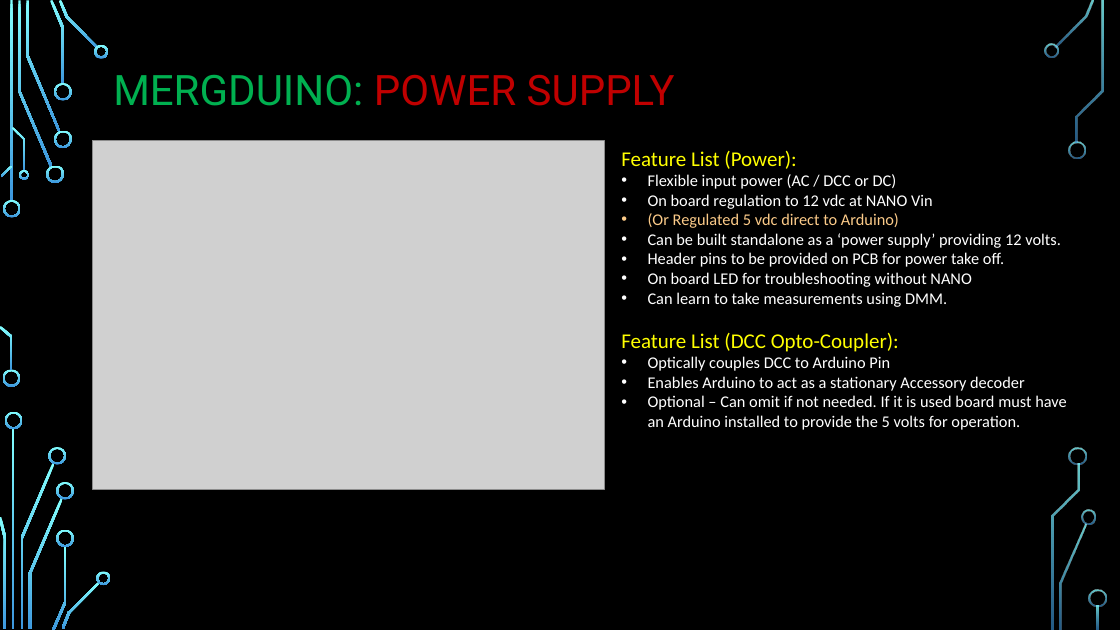
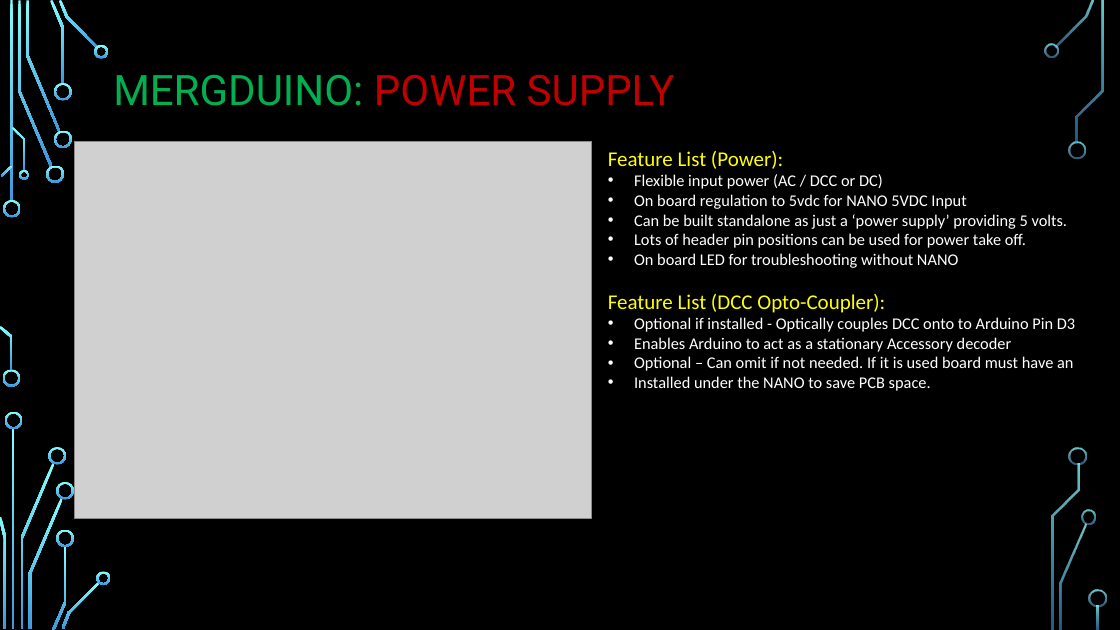
Before and after one commit to Alan-Lomax/MERG-SIG-Presentations, a slide deck: slide 5 of Practical Arduino - Ground Up.pptx. Drawn at 1120x630 pixels with LibreOffice and Linux fonts; fonts in the diff are those of the drawing; grey boxes stand for pictures; background and template pictures are left out. Boxes give left, top, right and bottom in pixels: in the first picture for what was removed or moved away, otherwise in the second. Text is boxed around its words. In the diff, an @@ line names an element or a change of style, - is before the commit and + after.

Commit message:
Update Practical Arduino - Ground Up.pptx
Ongoing development

```diff
--- a/Practical Arduino - Ground Up.pptx
+++ b/Practical Arduino - Ground Up.pptx
@@ picture: place and size @@
-picture at (93,141,605,490)
+picture at (75,141,592,518)
@@ text "Feature List (Power):": place and size @@
-text "Feature List (Power):" at (621,151,1067,430)
+text "Feature List (Power):" at (608,151,1075,391)
@@ text at (634,194,1068,248): text changed @@
-• On board regulation to 12 vdc at NANO Vin
-• (Or Regulated 5 vdc direct to Arduino)
-• Can be built standalone as a ‘power supply’ providing 12 volts.
-• Header pins to be provided on PCB for power take off.
+• On board regulation to 5vdc for NANO 5VDC Input
+• Can be built standalone as just a ‘power supply’ providing 5 volts.
+• Lots of header pin positions can be used for power take off.
@@ text at (648,292,947,307): paragraph removed @@
-• Can learn to take measurements using DMM.
@@ text at (634,317,1075,332): text changed @@
-• Optically couples DCC to Arduino Pin
+• Optional if installed - Optically couples DCC onto to Arduino Pin D3
@@ text at (634,356,1073,391): text changed @@
-• Optional – Can omit if not needed. If it is used board must have an Arduino installed to provide the 5 volts for operation.
+• Optional – Can omit if not needed. If it is used board must have an
+• Installed under the NANO to save PCB space.
```
Also in this commit, not shown: 6 other slides changed, 1 slide removed.
